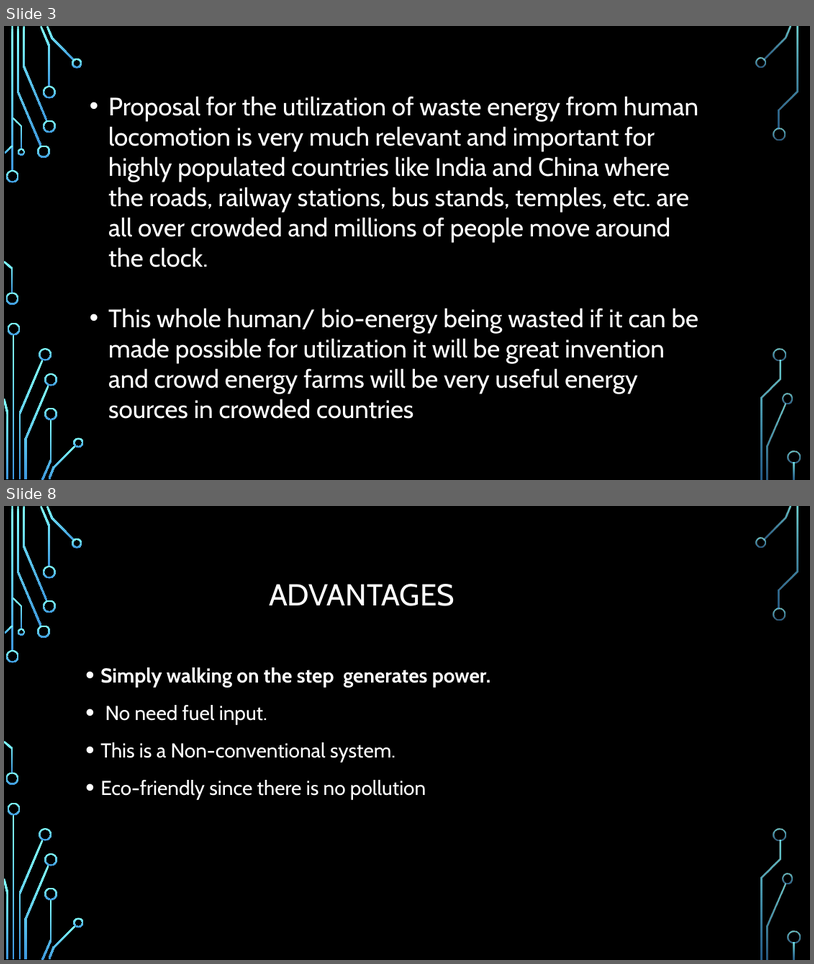
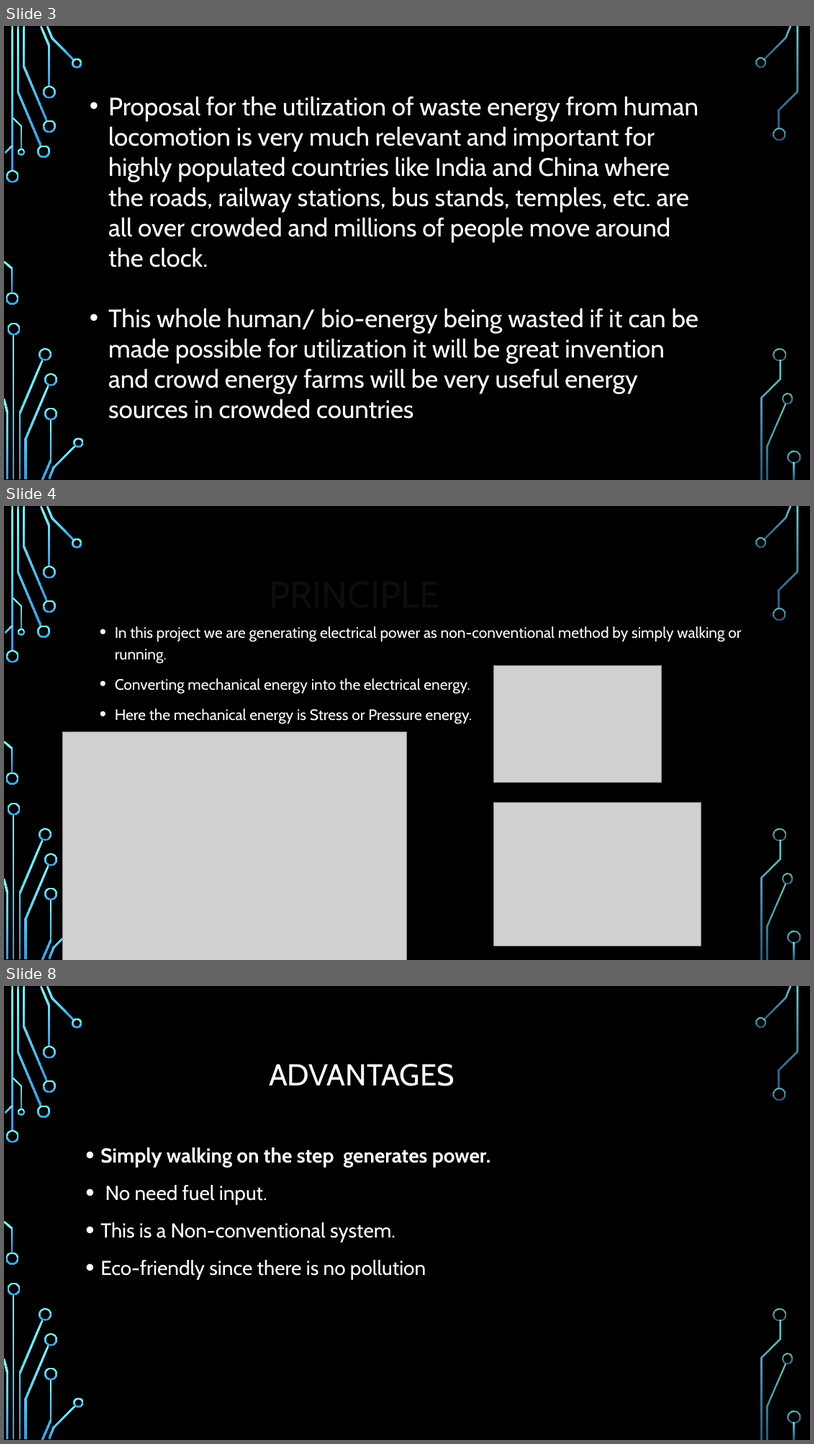
Before and after one commit to Abbashozefa/MINI-PROJECT-SEM1, a slide deck: mini project sem 1.pptx. Shown one above the other, each under a label of ours: slides 3 and 8 before the commit, slides 3, 4 and 8 after it; the slides between them are not shown. The pictures are 814x964 and 814x1444 pixels, drawn with LibreOffice and Linux fonts; fonts in the diff are those of the drawing; grey boxes stand for pictures; background and template pictures are left out. Boxes give left, top, right and bottom in pixels: in the first picture for what was removed or moved away, otherwise in the second. Text is boxed around its words. In the diff, an @@ line names an element or a change of style, - is before the commit and + after.

```diff
--- a/mini project sem 1.pptx
+++ b/mini project sem 1.pptx
@@ slide 4 added at <box>4,506,810,960</box>, background picture (left out); not listed: 35 template elements that a slide beside it also shows @@
@@ title added at <box>80,547,735,645</box>, 44 pt, text #0D0D0D @@
+PRINCIPLE
@@ text added at <box>115,626,741,724</box>, 18 pt, text #FFFFFF @@
+• In this project we are generating electrical power as non-conventional method by simply walking or running.
+• Converting mechanical energy into the electrical energy.
+• Here the mechanical energy is Stress or Pressure energy.
@@ picture added at <box>494,665,662,782</box> @@
@@ picture added at <box>62,731,407,960</box> @@
@@ picture added at <box>494,803,702,946</box> @@
```
Also in this commit, not shown: 4 slides changed, 1 slide removed.
